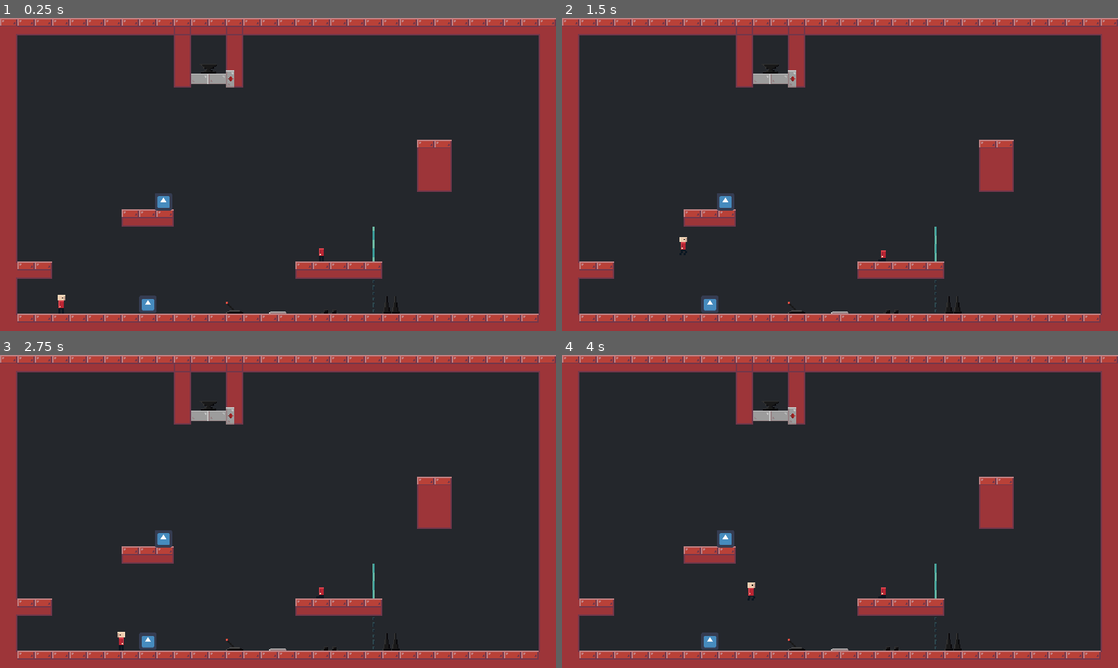
Above: before the commit, frames 1-4 (two rows, left to right).
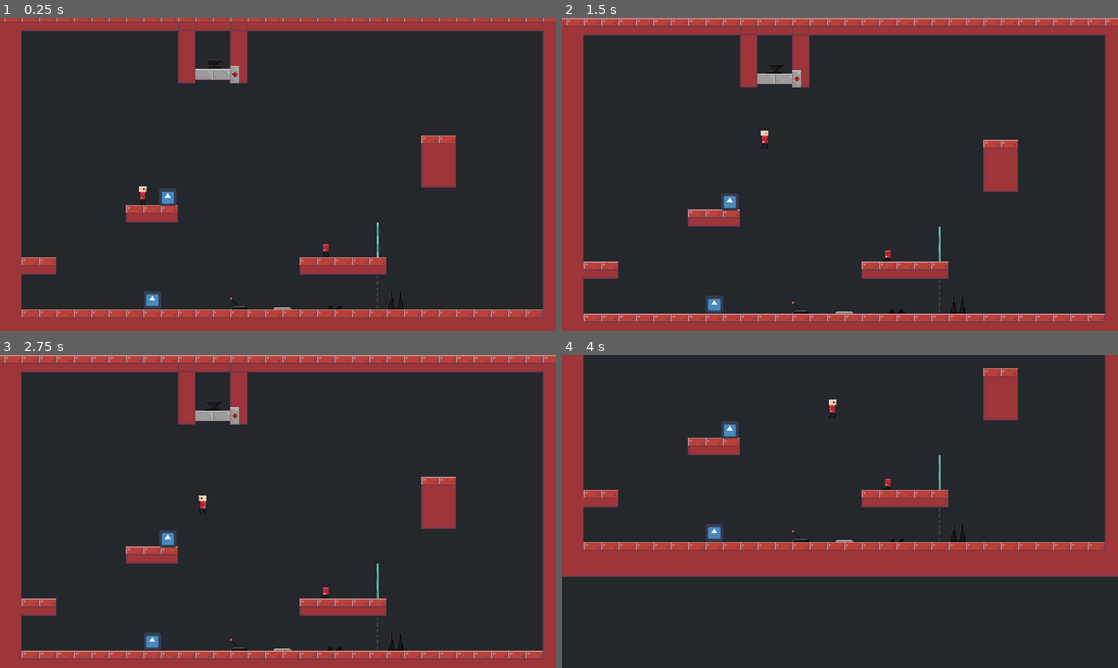
Above: after the commit, the same moments.

Repository: Lunatic-Games/kill-me-now
Game: Godot game, scene res://levels/level_test.tscn
The game is run twice, just before and just after one commit, with the same random seed, the same clock (stepped at 60 frames per second) and the same inputs. The engine's default icon, where the game draws it, is replaced by a stand-in: a white triangle on a blue panel in a dark square.
Inputs:
- Up to frame 1 (0.25 s): no input
- Up to frame 2 (1.5 s): tap Enter at 0.5 s; hold D (move_right) from 0.53 s (still down); tap E (interact) at 0.6, 1.35 s; tap Space (jump) at 0.77, 1.25 s
- Up to frame 3 (2.75 s): tap Space (jump) at 1.52 s; tap Enter at 2 s; release D (move_right) at 2.03 s; hold A (move_left) from 2.03 s (still down); tap E (interact) at 2.1 s
- Up to frame 4 (4 s): release A (move_left) at 2.78 s; hold D (move_right) from 2.78 s (still down); tap E (interact) at 2.85, 3.6 s; tap Space (jump) at 3.02, 3.77 s

The runs differ from the first frame. In frame 1, 13% of the frame differs, in the area x 0-100%, y 0-98%; in frame 2, 5.6%; in frame 3, 5.6%; in frame 4, 31%, in the area x 0-100%, y 0-100%.

Commit message:
Camera limits

Diff:
--- a/levels/level_test.tscn
+++ b/levels/level_test.tscn
@@ -32,6 +32,12 @@
 	else:
 		close()
 "
+
+[sub_resource type="RectangleShape2D" id=2]
+extents = Vector2( 544, 16 )
+
+[sub_resource type="RectangleShape2D" id=3]
+extents = Vector2( 48, 320 )
 
 [node name="LevelTest" type="Node2D"]
 
@@ -75,7 +81,6 @@
 
 [node name="ElectricRail" parent="." instance=ExtResource( 13 )]
 position = Vector2( 608, 528 )
-on = false
 
 [node name="NPC" parent="." instance=ExtResource( 3 )]
 position = Vector2( 272.343, 526.789 )
@@ -88,7 +93,7 @@
 npc_texture = ExtResource( 4 )
 
 [node name="Body" parent="." instance=ExtResource( 2 )]
-position = Vector2( 114, 520 )
+position = Vector2( 256, 320 )
 z_index = 1
 z_as_relative = false
 
@@ -98,5 +103,55 @@
 
 [node name="Body2" parent="." instance=ExtResource( 2 )]
 position = Vector2( 593, 424 )
+
+[node name="CameraBoundaries" type="Node2D" parent="."]
+
+[node name="Area2D" type="Area2D" parent="CameraBoundaries" groups=[
+"camera_boundry",
+]]
+position = Vector2( 520, -8 )
+
+[node name="CollisionShape2D" type="CollisionShape2D" parent="CameraBoundaries/Area2D"]
+shape = SubResource( 2 )
+
+[node name="Area2D4" type="Area2D" parent="CameraBoundaries" groups=[
+"camera_boundry",
+]]
+position = Vector2( 512, 592 )
+
+[node name="CollisionShape2D" type="CollisionShape2D" parent="CameraBoundaries/Area2D4"]
+shape = SubResource( 2 )
+
+[node name="Area2D3" type="Area2D" parent="CameraBoundaries" groups=[
+"camera_boundry",
+]]
+position = Vector2( 1464, -8 )
+
+[node name="CollisionShape2D" type="CollisionShape2D" parent="CameraBoundaries/Area2D3"]
+shape = SubResource( 2 )
+
+[node name="Area2D5" type="Area2D" parent="CameraBoundaries" groups=[
+"camera_boundry",
+]]
+position = Vector2( 1536, 192 )
+
+[node name="CollisionShape2D" type="CollisionShape2D" parent="CameraBoundaries/Area2D5"]
+shape = SubResource( 2 )
+
+[node name="Area2D2" type="Area2D" parent="CameraBoundaries" groups=[
+"camera_boundry",
+]]
+position = Vector2( -32, 304 )
+
+[node name="CollisionShape2D" type="CollisionShape2D" parent="CameraBoundaries/Area2D2"]
+shape = SubResource( 3 )
+
+[node name="Area2D6" type="Area2D" parent="CameraBoundaries" groups=[
+"camera_boundry",
+]]
+position = Vector2( 1040, -112 )
+
+[node name="CollisionShape2D" type="CollisionShape2D" parent="CameraBoundaries/Area2D6"]
+shape = SubResource( 3 )
 [connection signal="pulled" from="Lever" to="Gate" method="_on_Lever_pulled"]
 [connection signal="toggled" from="PressurePlate" to="Gate" method="_on_PressurePlate_toggled"]
--- /dev/null
+++ b/soul/camera.gd
@@ -0,0 +1,28 @@
+extends Camera2D
+
+
+func _physics_process(delta):
+	limit_top = -100000
+	limit_right = 100000
+	limit_bottom = 100000
+	limit_left = -100000
+
+	for area in $Area2D.get_overlapping_areas():
+		if !area.is_in_group("camera_boundry"):
+			continue
+		var coll = area.get_node("CollisionShape2D")
+		var size = coll.shape.extents
+		var pos = coll.global_position
+		var horizontal = size.x > size.y
+		if horizontal:
+			if pos.y < global_position.y:
+				print("top")
+				limit_top = max(pos.y + size.y / 2, limit_top)
+			else:
+				print("bottom")
+				limit_bottom = min(pos.y - size.y / 2, limit_bottom)
+		else:
+			if pos.x > global_position.x:
+				limit_right = min(pos.x - size.x / 2, limit_right)
+			else:
+				limit_left = max(pos.x + size.x / 2, limit_left)
--- a/soul/soul.gd
+++ b/soul/soul.gd
@@ -13,6 +13,7 @@
 func _ready():
 	if get_tree().current_scene == self:
 		free_from_body()
+		$Camera2D.current = false
 
 
 func _physics_process(delta):
--- a/soul/soul.tscn
+++ b/soul/soul.tscn
@@ -1,8 +1,9 @@
-[gd_scene load_steps=10 format=2]
+[gd_scene load_steps=12 format=2]
 
 [ext_resource path="res://soul/soul.png" type="Texture" id=1]
 [ext_resource path="res://soul/soul.gd" type="Script" id=2]
 [ext_resource path="res://soul/soul_particle.png" type="Texture" id=3]
+[ext_resource path="res://soul/camera.gd" type="Script" id=4]
 
 [sub_resource type="Gradient" id=1]
 colors = PoolColorArray( 0.584314, 0.768627, 0.784314, 0.666667, 1, 1, 1, 0 )
@@ -40,8 +41,11 @@
 [sub_resource type="RectangleShape2D" id=6]
 extents = Vector2( 8, 9 )
 
+[sub_resource type="RectangleShape2D" id=7]
+extents = Vector2( 512, 288 )
+
 [node name="Soul" type="KinematicBody2D"]
-position = Vector2( 476, 284 )
+position = Vector2( 512, 288 )
 collision_layer = 2
 collision_mask = 2
 script = ExtResource( 2 )
@@ -77,5 +81,14 @@
 [node name="ReattachCooldown" type="Timer" parent="."]
 wait_time = 0.1
 one_shot = true
+
+[node name="Camera2D" type="Camera2D" parent="."]
+current = true
+script = ExtResource( 4 )
+
+[node name="Area2D" type="Area2D" parent="Camera2D"]
+
+[node name="CollisionShape2D" type="CollisionShape2D" parent="Camera2D/Area2D"]
+shape = SubResource( 7 )
 [connection signal="area_entered" from="AttachmentArea" to="." method="_on_AttachmentArea_area_entered"]
 [connection signal="timeout" from="ReattachCooldown" to="." method="_on_ReattachCooldown_timeout"]
Not shown: 1 places in levels/level_test.tscn that only renumber resources
